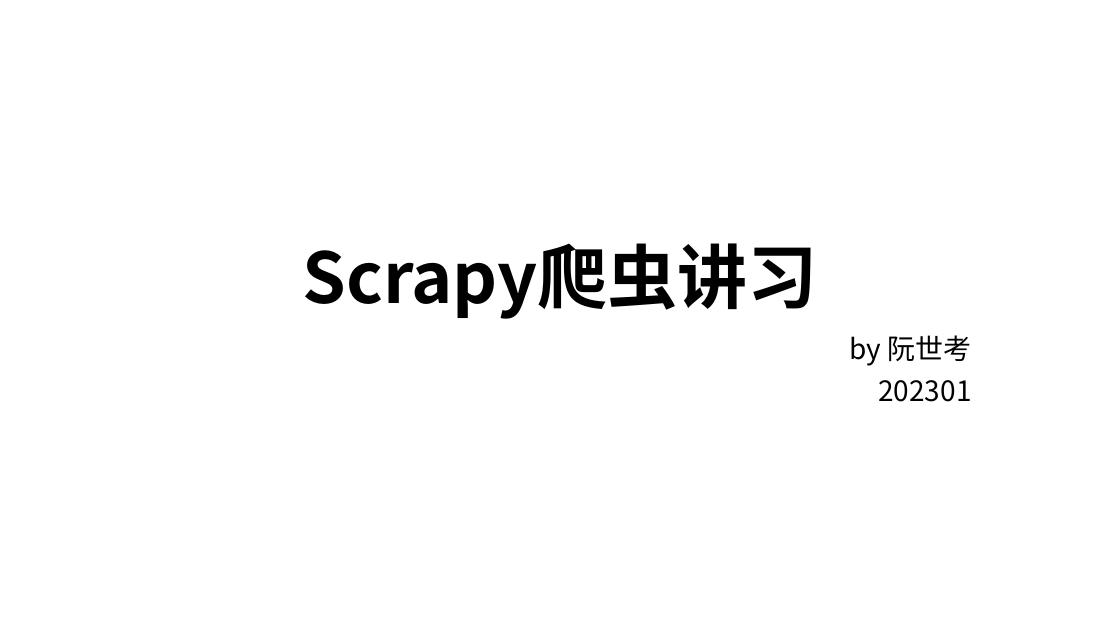
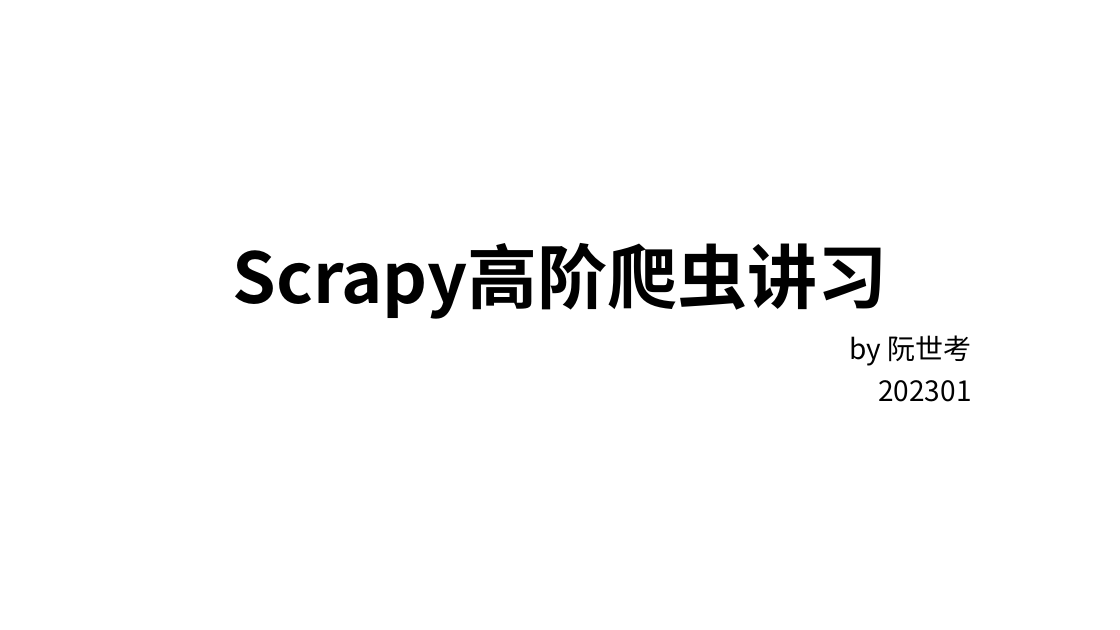
Before and after one commit to ArtistRuan/webspide, a slide deck: slide 1 of scrapyDemo202301/Scrapy爬虫讲习.pptx. Drawn at 1120x630 pixels with LibreOffice and Linux fonts; fonts in the diff are those of the drawing. Boxes give left, top, right and bottom in pixels: in the first picture for what was removed or moved away, otherwise in the second. Text is boxed around its words. In the diff, an @@ line names an element or a change of style, - is before the commit and + after.

```diff
--- a/scrapyDemo202301/Scrapy爬虫讲习.pptx
+++ b/scrapyDemo202301/Scrapy爬虫讲习.pptx
@@ title at <box>232,243,887,319</box>: text changed @@
-Scrapy爬虫讲习
+Scrapy高阶爬虫讲习
```
Also in this commit, not shown: 1 other slide changed, 1 slide added, 1 other file.
